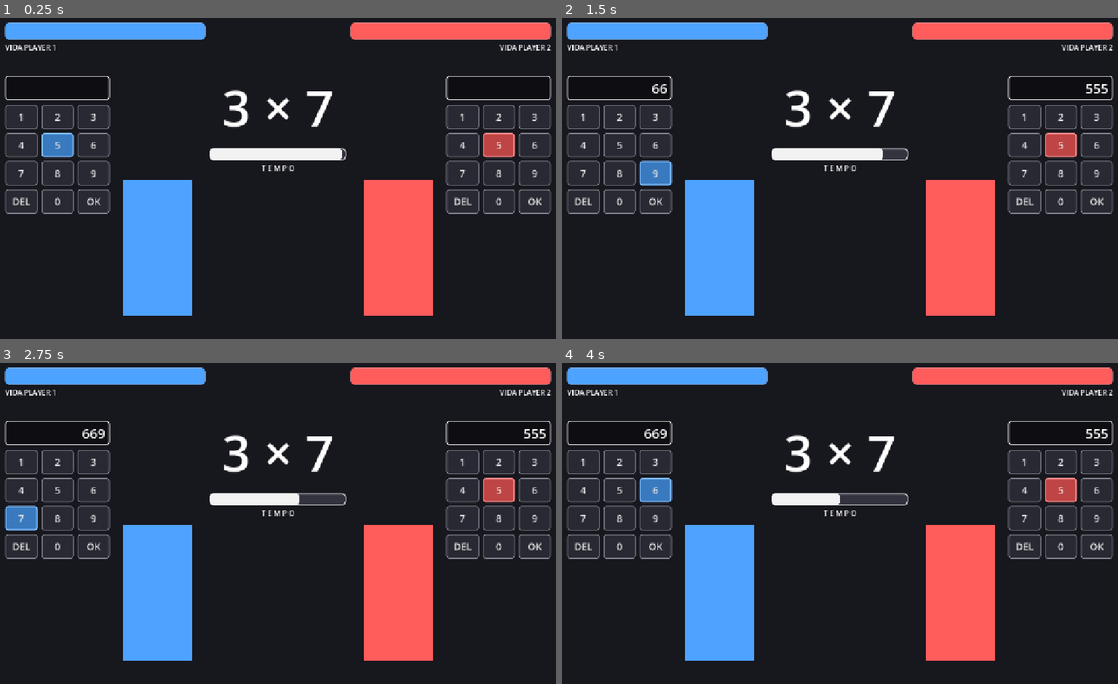
Above: before the commit, frames 1-4 (two rows, left to right).
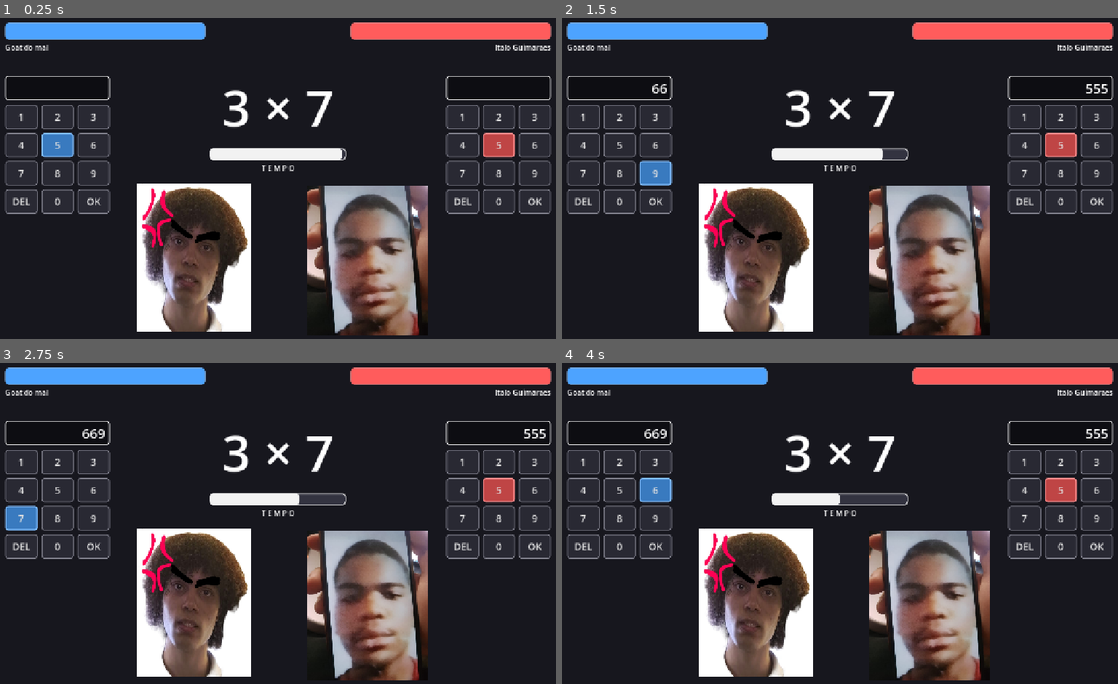
Above: after the commit, the same moments.

Repository: AOED22/tabuada-fighter
Game: Godot game, scene res://cenas/main.tscn
Same seed, same stepped clock (60 frames per second), same inputs: the game is played once before the commit and once after it.
Inputs:
- Up to frame 1 (0.25 s): no input
- Up to frame 2 (1.5 s): tap Enter at 0.5, 0.6 s; hold D 0.53-1.28 s; tap Space at 0.77, 1.25 s; hold S from 1.28 s (still down); tap Keypad Enter at 1.35 s
- Up to frame 3 (2.75 s): tap Space at 1.52 s; tap Enter at 2, 2.1 s; release S at 2.03 s; hold D from 2.03 s (still down)
- Up to frame 4 (4 s): tap Space at 2.75, 3.02, 3.77 s; release D at 2.78 s; hold W 2.78-3.53 s; tap Keypad Enter at 2.85 s; tap Enter at 3.5, 3.6 s; hold A from 3.53 s (still down)

The runs differ from the first frame. In frame 1, 20% of the frame differs, in the area x 0-99%, y 7-99%; in frame 2, 20%; in frame 3, 20%; in frame 4, 20%.

Commit message:
tinha dado upload na pasta errada kkkkkkkkk

Diff:
--- a/cenas/lutador.tscn
+++ b/cenas/lutador.tscn
@@ -1,12 +1,7 @@
-[gd_scene format=3]
+[gd_scene format=3 uid="uid://bvu74fyk54ye1"]
 
-[node name="Lutador" type="Node2D"]
+[node name="Lutador" type="Node2D" unique_id=914678700]
 
-[node name="Visual" type="Node2D" parent="."]
+[node name="Visual" type="Node2D" parent="." unique_id=2041273094]
 
-[node name="PlaceholderCorpo" type="ColorRect" parent="Visual"]
-offset_left = -75.0
-offset_top = -300.0
-offset_right = 75.0
-offset_bottom = 0.0
-color = Color(1, 1, 1, 1)
+[node name="PlaceholderCorpo" type="Sprite2D" parent="Visual" unique_id=661952632]
--- a/cenas/main.tscn
+++ b/cenas/main.tscn
@@ -1,8 +1,9 @@
-[gd_scene load_steps=8 format=3]
+[gd_scene format=3 uid="uid://ternn8uvr8uq"]
 
-[ext_resource type="Script" path="res://scripts/main.gd" id="1_main"]
+[ext_resource type="Script" uid="uid://dynaq2eiou06p" path="res://scripts/main.gd" id="1_main"]
 [ext_resource type="PackedScene" path="res://cenas/calculadora.tscn" id="2_calc"]
-[ext_resource type="PackedScene" path="res://cenas/lutador.tscn" id="3_lut"]
+[ext_resource type="Texture2D" uid="uid://d1biil1f36l7l" path="res://artes/placeholders/goat_do_mal.jpg" id="3_b30p5"]
+[ext_resource type="Texture2D" uid="uid://dtxdlw7bwxmrg" path="res://artes/placeholders/italo.jpg" id="4_5wwvk"]
 
 [sub_resource type="StyleBoxFlat" id="E_barra_fundo"]
 bg_color = Color(0.2, 0.2, 0.25, 1)
@@ -37,7 +38,7 @@
 corner_radius_bottom_right = 8
 corner_radius_bottom_left = 8
 
-[node name="Main" type="Control"]
+[node name="Main" type="Control" unique_id=887372445]
 layout_mode = 3
 anchors_preset = 15
 anchor_right = 1.0
@@ -46,7 +47,7 @@
 grow_vertical = 2
 script = ExtResource("1_main")
 
-[node name="Fundo" type="ColorRect" parent="."]
+[node name="Fundo" type="ColorRect" parent="." unique_id=862969494]
 layout_mode = 1
 anchors_preset = 15
 anchor_right = 1.0
@@ -55,7 +56,7 @@
 grow_vertical = 2
 color = Color(0.09, 0.09, 0.12, 1)
 
-[node name="VidaP1" type="ProgressBar" parent="."]
+[node name="VidaP1" type="ProgressBar" parent="." unique_id=1501601341]
 unique_name_in_owner = true
 layout_mode = 0
 offset_left = 40.0
@@ -65,19 +66,18 @@
 theme_override_styles/background = SubResource("E_barra_fundo")
 theme_override_styles/fill = SubResource("E_vida_p1")
 max_value = 5.0
-step = 0.01
 value = 3.0
 show_percentage = false
 
-[node name="TextoVidaP1" type="Label" parent="."]
+[node name="TextoVidaP1" type="Label" parent="." unique_id=241268998]
 layout_mode = 0
 offset_left = 40.0
 offset_top = 66.0
 offset_right = 480.0
 offset_bottom = 92.0
-text = "VIDA PLAYER 1"
+text = "Goat do mal"
 
-[node name="VidaP2" type="ProgressBar" parent="."]
+[node name="VidaP2" type="ProgressBar" parent="." unique_id=1129476760]
 unique_name_in_owner = true
 layout_mode = 0
 offset_left = 800.0
@@ -87,30 +87,28 @@
 theme_override_styles/background = SubResource("E_barra_fundo")
 theme_override_styles/fill = SubResource("E_vida_p2")
 max_value = 5.0
-step = 0.01
 value = 3.0
+fill_mode = 1
 show_percentage = false
-fill_mode = 1
 
-[node name="TextoVidaP2" type="Label" parent="."]
+[node name="TextoVidaP2" type="Label" parent="." unique_id=2093792488]
 layout_mode = 0
 offset_left = 800.0
 offset_top = 66.0
 offset_right = 1240.0
 offset_bottom = 92.0
-text = "VIDA PLAYER 2"
+text = "Italo Guimaraes"
 horizontal_alignment = 2
 
-[node name="CalculadoraP1" parent="." instance=ExtResource("2_calc")]
+[node name="CalculadoraP1" parent="." unique_id=1278040676 instance=ExtResource("2_calc")]
 unique_name_in_owner = true
 layout_mode = 0
 offset_left = 40.0
 offset_top = 140.0
 offset_right = 270.0
 offset_bottom = 444.0
-cor_destaque = Color(0.3, 0.64, 1, 1)
 
-[node name="CalculadoraP2" parent="." instance=ExtResource("2_calc")]
+[node name="CalculadoraP2" parent="." unique_id=429579361 instance=ExtResource("2_calc")]
 unique_name_in_owner = true
 layout_mode = 0
 offset_left = 1010.0
@@ -119,18 +117,30 @@
 offset_bottom = 444.0
 cor_destaque = Color(1, 0.36, 0.36, 1)
 
-[node name="LutadorP1" parent="." instance=ExtResource("3_lut")]
+[node name="LutadorP1" type="Node2D" parent="." unique_id=1021822337]
 unique_name_in_owner = true
 position = Vector2(375, 670)
-modulate = Color(0.3, 0.64, 1, 1)
 
-[node name="LutadorP2" parent="." instance=ExtResource("3_lut")]
+[node name="Visual" type="Node2D" parent="LutadorP1" unique_id=2041273094]
+
+[node name="PlaceholderCorpo" type="Sprite2D" parent="LutadorP1/Visual" unique_id=661952632]
+position = Vector2(80.499985, -128)
+scale = Vector2(0.4605504, 0.56013745)
+texture = ExtResource("3_b30p5")
+
+[node name="LutadorP2" type="Node2D" parent="." unique_id=1376231535]
 unique_name_in_owner = true
 position = Vector2(905, 670)
 scale = Vector2(-1, 1)
-modulate = Color(1, 0.36, 0.36, 1)
 
-[node name="Conta" type="Label" parent="."]
+[node name="Visual" type="Node2D" parent="LutadorP2" unique_id=531452338]
+
+[node name="PlaceholderCorpo" type="Sprite2D" parent="LutadorP2/Visual" unique_id=197927609]
+position = Vector2(67.83899, -121.531204)
+scale = Vector2(0.22093764, 0.2063731)
+texture = ExtResource("4_5wwvk")
+
+[node name="Conta" type="Label" parent="." unique_id=491235530]
 unique_name_in_owner = true
 layout_mode = 0
 offset_left = 440.0
@@ -142,7 +152,7 @@
 horizontal_alignment = 1
 vertical_alignment = 1
 
-[node name="BarraTempo" type="ProgressBar" parent="."]
+[node name="BarraTempo" type="ProgressBar" parent="." unique_id=625609052]
 unique_name_in_owner = true
 layout_mode = 0
 offset_left = 490.0
@@ -152,11 +162,10 @@
 theme_override_styles/background = SubResource("E_barra_fundo")
 theme_override_styles/fill = SubResource("E_tempo")
 max_value = 8.0
-step = 0.01
 value = 5.5
 show_percentage = false
 
-[node name="TextoTempo" type="Label" parent="."]
+[node name="TextoTempo" type="Label" parent="." unique_id=1766078026]
 layout_mode = 0
 offset_left = 440.0
 offset_top = 332.0
@@ -165,7 +174,7 @@
 text = "T E M P O"
 horizontal_alignment = 1
 
-[node name="Mensagem" type="Label" parent="."]
+[node name="Mensagem" type="Label" parent="." unique_id=1234571626]
 unique_name_in_owner = true
 layout_mode = 0
 offset_left = 440.0
--- a/icon.svg
+++ /dev/null
@@ -1 +0,0 @@
-<svg xmlns="http://www.w3.org/2000/svg" width="128" height="128"><rect width="128" height="128" rx="16" fill="#17171f"/><text x="64" y="82" font-size="56" text-anchor="middle" fill="#ffffff" font-family="sans-serif">5×2</text></svg>
--- a/project.godot
+++ b/project.godot
@@ -1,15 +1,22 @@
 ; Engine configuration file.
 ; It's best edited using the editor UI and not directly,
 ; since the parameters that go here are not all obvious.
+;
+; Format:
+;   [section] ; section goes between []
+;   param=value ; assign values to parameters
 
 config_version=5
+
+[animation]
+
+compatibility/default_parent_skeleton_in_mesh_instance_3d=true
 
 [application]
 
 config/name="Tabuada Fighter"
 run/main_scene="res://cenas/main.tscn"
-config/features=PackedStringArray("4.4", "GL Compatibility")
-config/icon="res://icon.svg"
+config/features=PackedStringArray("4.7", "GL Compatibility")
 
 [display]
 
Binary file added: artes/placeholders/goat_do_mal.jpg
Not shown, added: artes/placeholders/goat_do_mal.jpg.import
Binary file added: artes/placeholders/italo.jpg
Not shown, added: artes/placeholders/italo.jpg.import
Not shown, added: scripts/calculadora.gd.uid
Not shown, added: scripts/main.gd.uid
